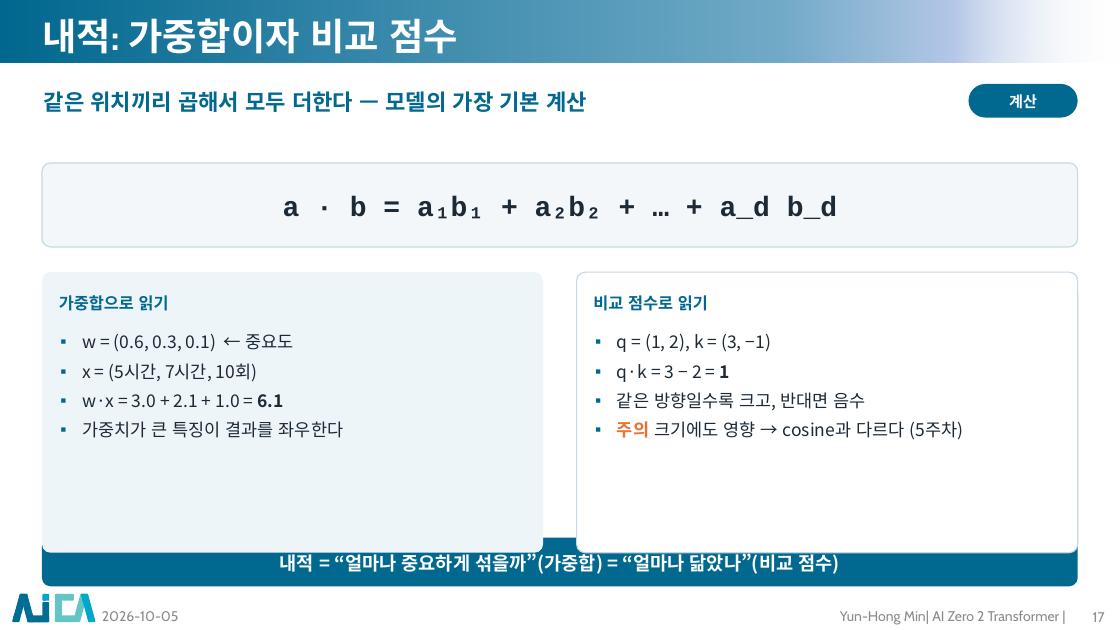
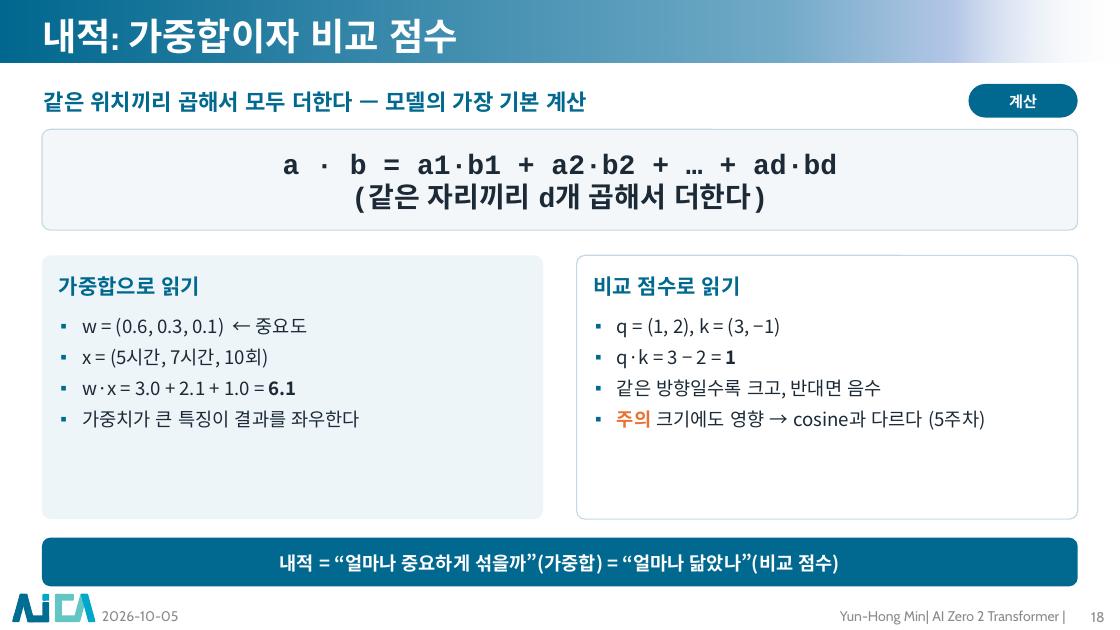
Before and after one commit to myunhh/AI-Zero-2-Transformers, a slide deck: slide 18 of lectures/week01_tensor_and_learning.pptx (slide 17 before the commit). Drawn at 1120x630 pixels with LibreOffice and Linux fonts; fonts in the diff are those of the drawing; background and template pictures are left out. Boxes give left, top, right and bottom in pixels: in the first picture for what was removed or moved away, otherwise in the second. Text is boxed around its words. In the diff, an @@ line names an element or a change of style, - is before the commit and + after.

```diff
--- a/lectures/week01_tensor_and_learning.pptx
+++ b/lectures/week01_tensor_and_learning.pptx
@@ rounded rectangle: place and size @@
-rounded rectangle at [42,163,1078,247]
+rounded rectangle at [42,129,1078,230]
@@ text at [283,154,837,213]: text changed @@
-a · b = a₁b₁ + a₂b₂ + … + a_d b_d
+a · b = a1·b1 + a2·b2 + … + ad·bd
+(같은 자리끼리 d개 곱해서 더한다)
@@ rounded rectangle: place and size @@
-rounded rectangle at [42,272,543,553]
+rounded rectangle at [42,255,543,519]
@@ text "가중합으로 읽기": place and size @@
-text "가중합으로 읽기" at [59,295,169,311]
+text "가중합으로 읽기" at [59,276,200,296]
@@ text "가중합으로 읽기" at [59,276,200,296]: size 14 to 18 pt @@
@@ proportions changed in 3 elements at [42,129,1078,230], [42,255,543,519], [577,255,1078,519] @@
@@ rounded rectangle: place and size @@
-rounded rectangle at [577,272,1078,553]
+rounded rectangle at [577,255,1078,519]
@@ text "비교 점수로 읽기": place and size @@
-text "비교 점수로 읽기" at [593,295,708,311]
+text "비교 점수로 읽기" at [593,276,741,296]
@@ text "비교 점수로 읽기" at [593,276,741,296]: size 14 to 18 pt @@
@@ text "w = (0.6, 0.3, 0.1) ...": place and size @@
-text "w = (0.6, 0.3, 0.1) ..." at [82,334,343,438]
+text "w = (0.6, 0.3, 0.1) ..." at [82,318,360,428]
@@ text "w = (0.6, 0.3, 0.1) ..." at [82,318,360,428]: size 15 to 16 pt @@
@@ text "q = (1, 2), k ..." at [617,318,985,430]: size 15 to 16 pt @@
@@ text "q = (1, 2), k ...": place and size @@
-text "q = (1, 2), k ..." at [617,334,964,440]
+text "q = (1, 2), k ..." at [617,318,985,430]
@@ page number at [1091,612,1104,622]: text changed @@
-17
+18
```
Also in this commit, not shown: 31 other slides changed, 10 other files.
